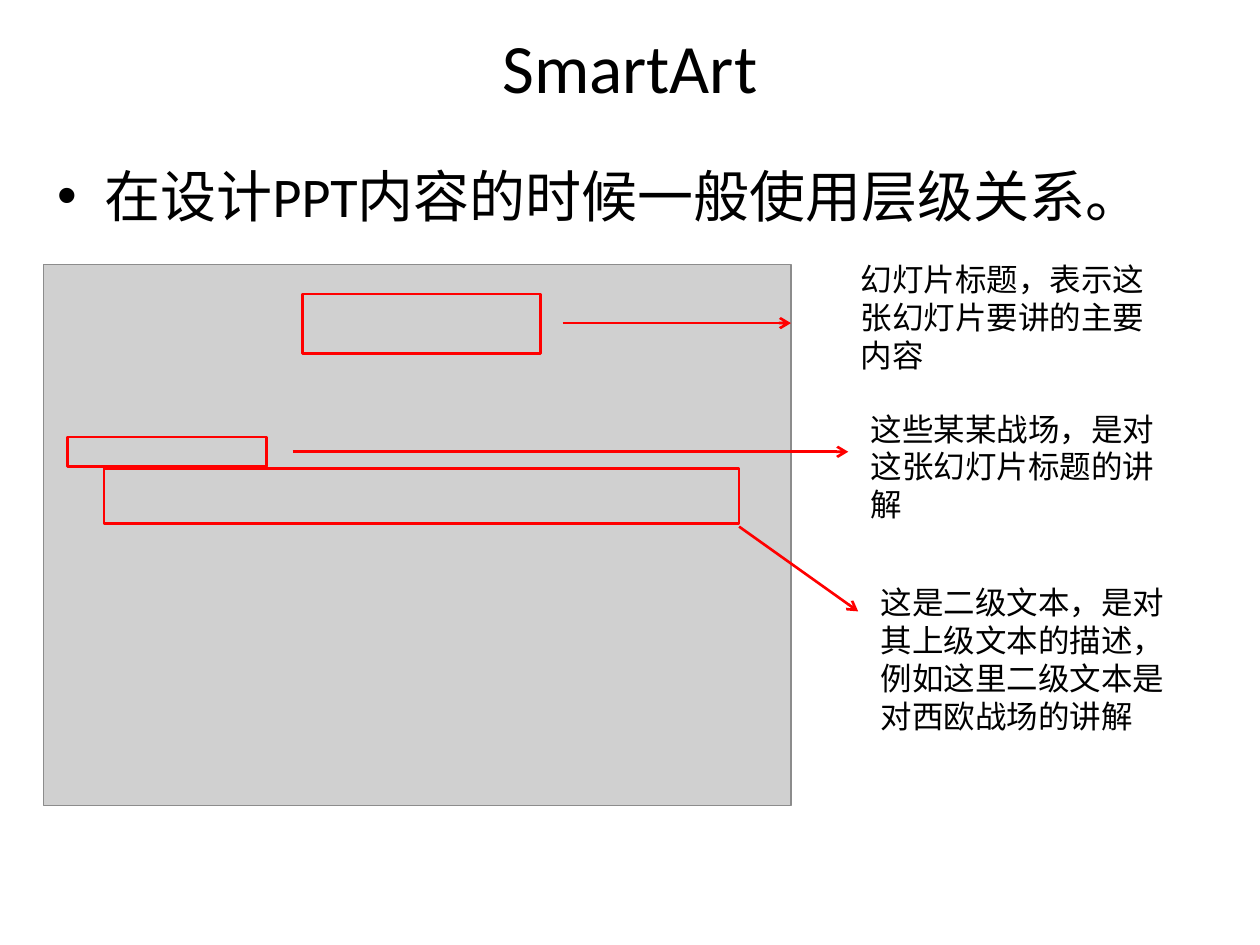
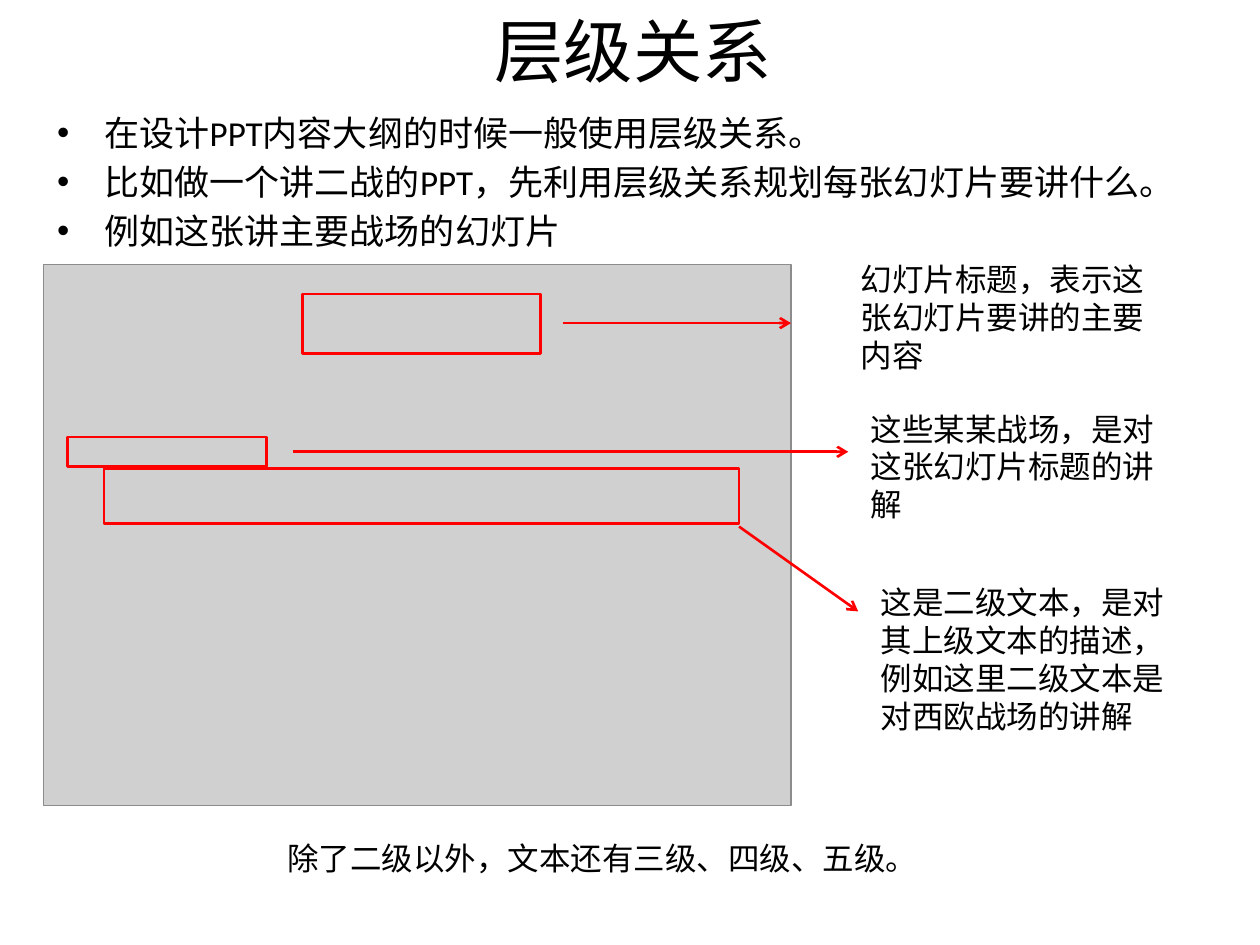
Before and after one commit to sans123wx/class, a slide deck: slide 28 of 第5章ppt/PowerPoint.pptx. Drawn at 1260x945 pixels with LibreOffice and Linux fonts; fonts in the diff are those of the drawing; grey boxes stand for pictures. Boxes give left, top, right and bottom in pixels: in the first picture for what was removed or moved away, otherwise in the second. Text is boxed around its words. In the diff, an @@ line names an element or a change of style, - is before the commit and + after.

```diff
--- a/第5章ppt/PowerPoint.pptx
+++ b/第5章ppt/PowerPoint.pptx
@@ title at [495,19,772,83]: text changed @@
-SmartArt
+层级关系
@@ text at [104,116,1174,247]: text changed; size 32 to 20 pt @@
-• 在设计PPT内容的时候一般使用层级关系。
+• 在设计PPT内容大纲的时候一般使用层级关系。
+• 比如做一个讲二战的PPT，先利用层级关系规划每张幻灯片要讲什么。
+• 例如这张讲主要战场的幻灯片
@@ text added at [287,843,917,873], 18 pt, text #000000 @@
+除了二级以外，文本还有三级、四级、五级。
```
Also in this commit, not shown: 11 slides added, 1 other file.
